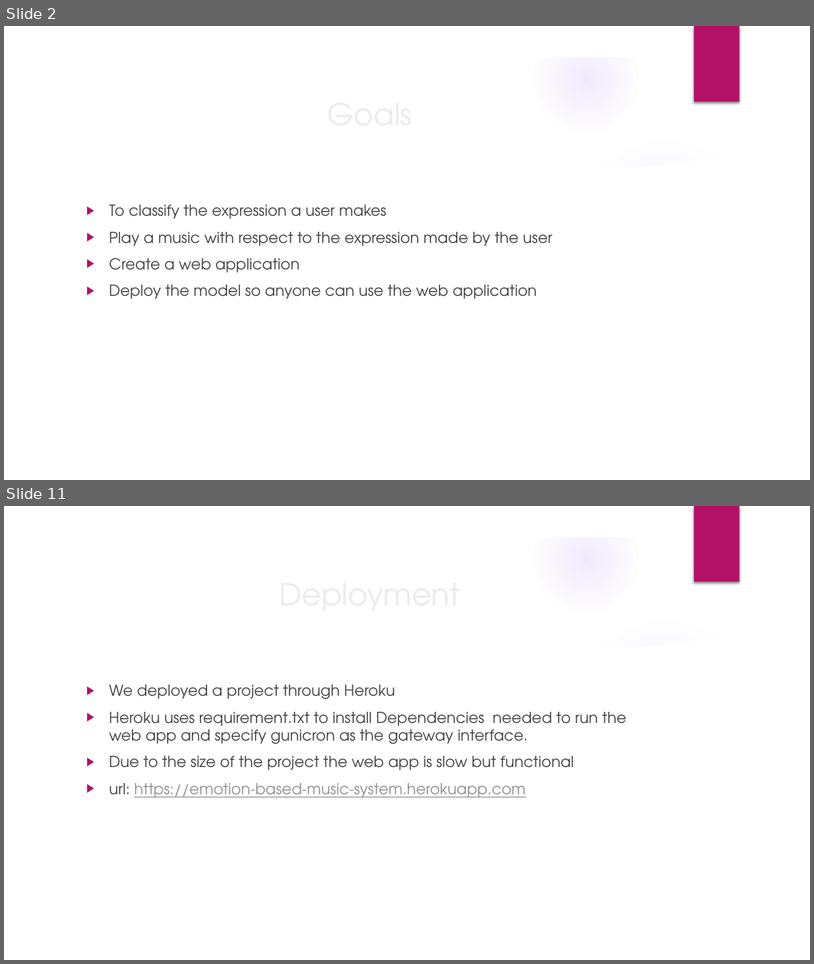
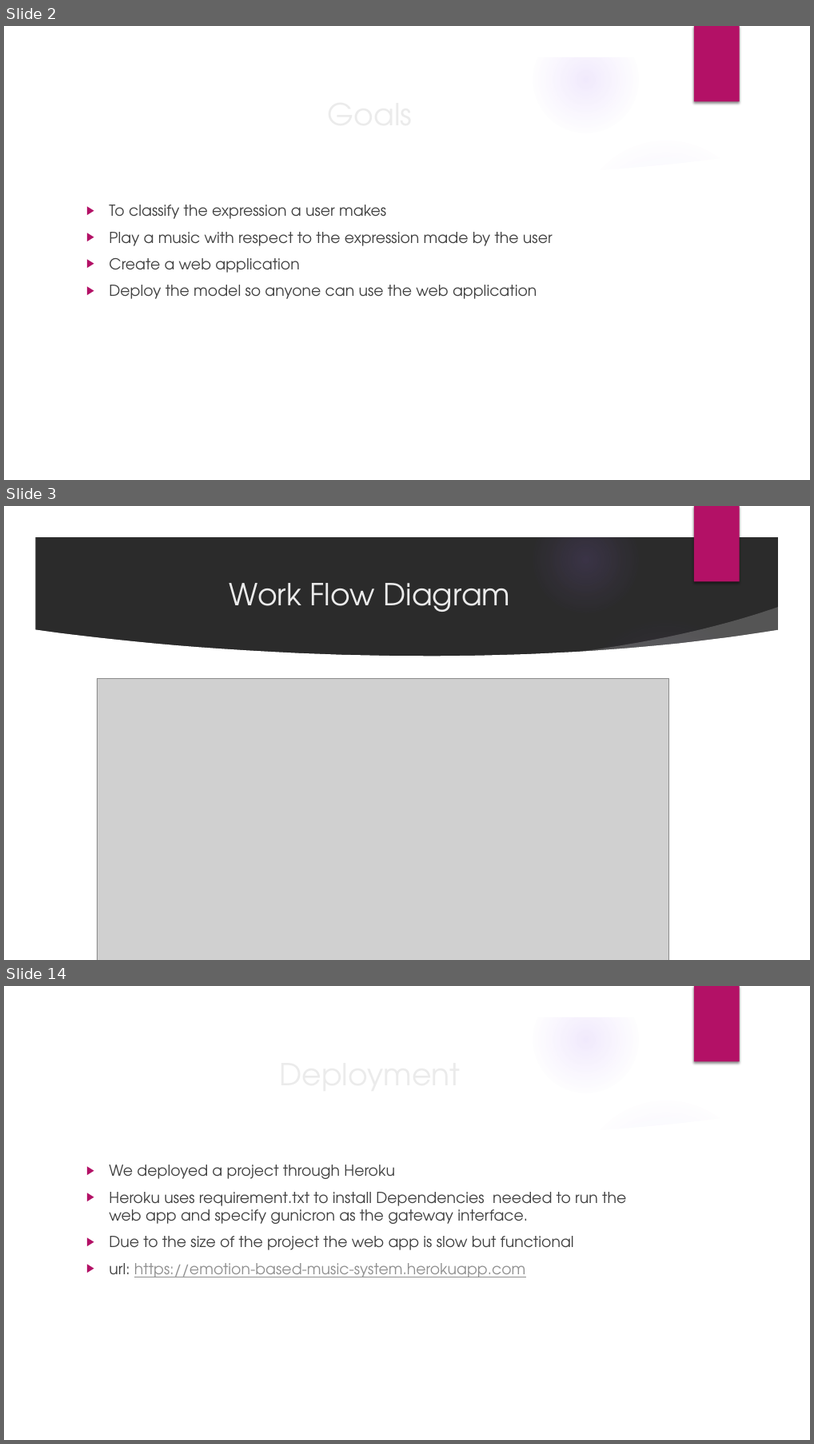
Before and after one commit to OmarIsmail7980/Facial-Expression-Recognition, a slide deck: Project_Presentation.pptx. Shown one above the other, each under a label of ours: slides 2 and 11 before the commit, slides 2, 3 and 14 after it; the slides between them are not shown. The pictures are 814x964 and 814x1444 pixels, drawn with LibreOffice and Linux fonts; fonts in the diff are those of the drawing; grey boxes stand for pictures; background and template pictures are left out; a plain dark background stands for a picture behind light text. Boxes give left, top, right and bottom in pixels: in the first picture for what was removed or moved away, otherwise in the second. Text is boxed around its words. In the diff, an @@ line names an element or a change of style, - is before the commit and + after.

```diff
--- a/Project_Presentation.pptx
+++ b/Project_Presentation.pptx
@@ slide 3 added at (x1=4, y1=506, x2=810, y2=960), background picture (left out); not listed: 8 template elements that a slide beside it also shows @@
@@ title added at (x1=230, y1=583, x2=510, y2=612), 36 pt, text #EBEBEB @@
+Work Flow Diagram
@@ picture added at (x1=97, y1=679, x2=669, y2=960) @@
@@ what was slide 11 is now slide 14 @@
```
Also in this commit, not shown: 8 slides changed, 2 other slides added.
